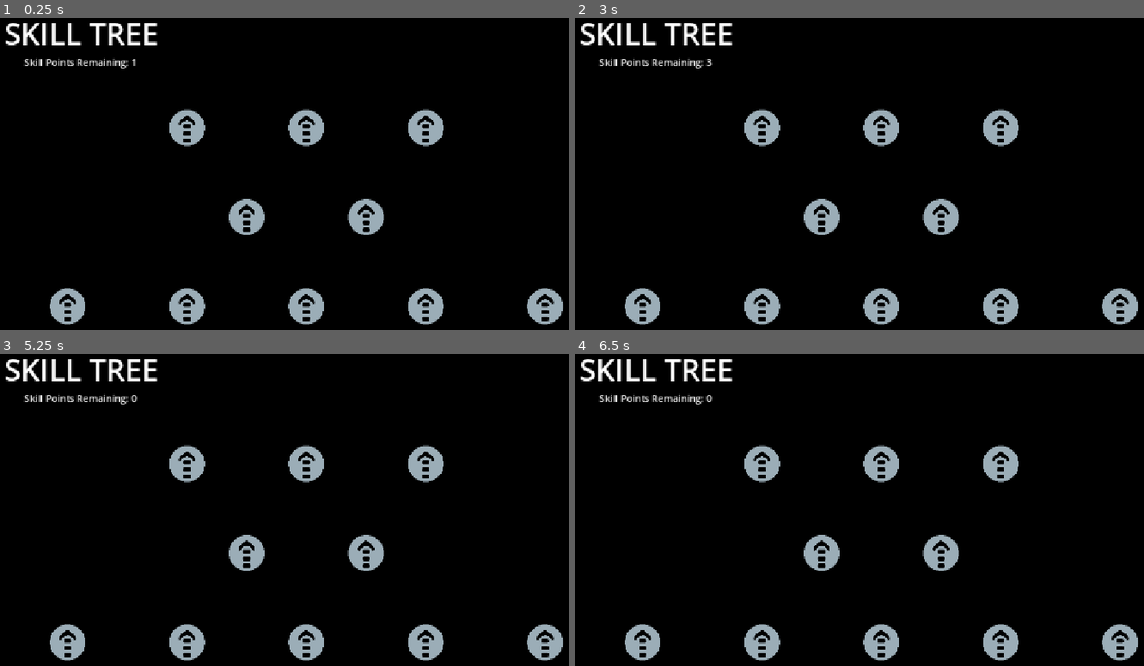
Above: before the commit, frames 1-4 (two rows, left to right).
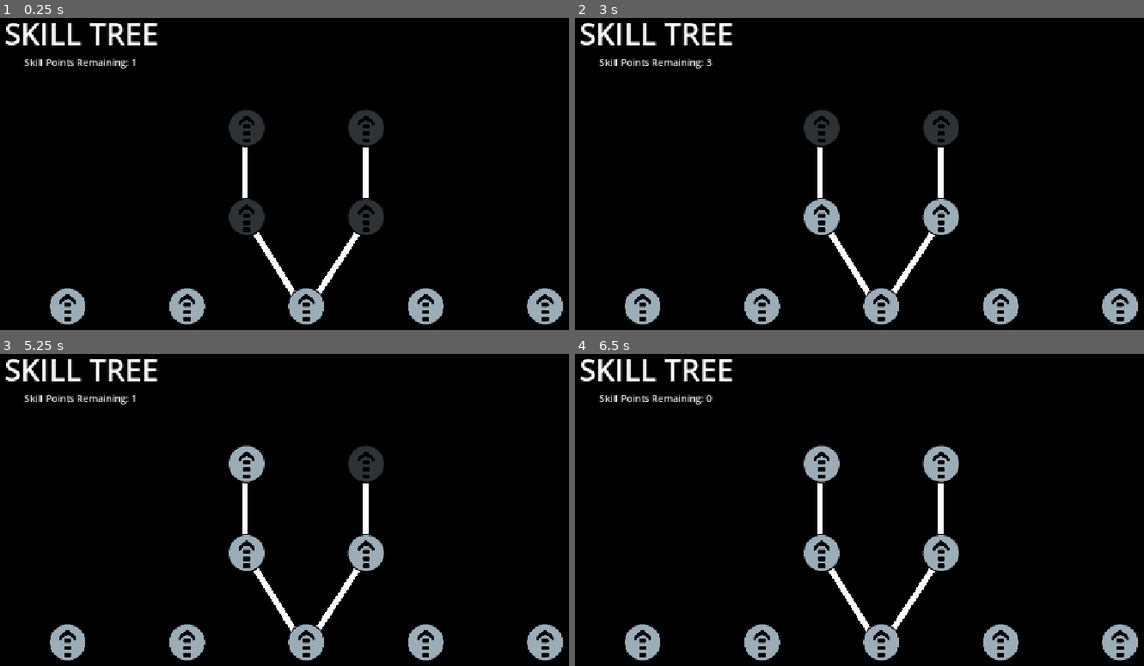
Above: after the commit, the same moments.

Repository: Firoty1/alien-attack
Game: Godot game, scene res://Scenes/skills.tscn
Same seed, same stepped clock (60 frames per second), same inputs: the game is played once before the commit and once after it. This scene is started directly instead of the project's main scene.
Inputs (mouse positions are in pixels of both pictures, inside the frame that each line leads up to):
- Up to frame 1 (0.25 s): no input
- Up to frame 2 (3 s): click (643, 305) at 0.5 s; click (762, 305) at 1.25 s; click (1001, 305) at 2 s; click (882, 305) at 2.75 s
- Up to frame 3 (5.25 s): click (546, 641) at 3.5 s; click (307, 463) at 4.27 s; click (244, 553) at 5 s
- Up to frame 4 (6.5 s): click (939, 553) at 5.75 s

The runs differ from the first frame. In frame 1, 4.3% of the frame differs, in the area x 29-78%, y 29-90%; in frame 2, 3.3%; in frame 3, 3.3%; in frame 4, 3.3%.

Commit message:
yeaaaaaaaaaah i figured it out yay just need it to save now but it should only take like 5 minutes yaaaaaaay

Diff:
--- a/Scenes/skill_branch.tscn
+++ b/Scenes/skill_branch.tscn
@@ -3,6 +3,5 @@
 [ext_resource type="Script" uid="uid://bnc2hwh78l18c" path="res://Scripts/skill_branch.gd" id="1_o4urn"]
 
 [node name="SkillBranch" type="Line2D" unique_id=446988277]
+z_index = -1
 script = ExtResource("1_o4urn")
-metadata/OriginSkill = NodePath("")
-metadata/LockedSkill = NodePath("")
--- a/Scenes/skills.tscn
+++ b/Scenes/skills.tscn
@@ -2,6 +2,7 @@
 
 [ext_resource type="PackedScene" uid="uid://bynfw545tkfq8" path="res://Scenes/skill_node.tscn" id="1_1n2b8"]
 [ext_resource type="Script" uid="uid://bewdaqa17d06g" path="res://Scenes/skills.gd" id="1_kq8fu"]
+[ext_resource type="PackedScene" uid="uid://b8yd2lqbp4j3g" path="res://Scenes/skill_branch.tscn" id="2_5ihe6"]
 
 [node name="skills" type="Control" unique_id=944909823]
 layout_mode = 3
@@ -90,10 +91,12 @@
 Tooltip1 = "Points Multiplier LV "
 
 [node name="Life" parent="Nodes" unique_id=915785904 instance=ExtResource("1_1n2b8")]
-offset_left = 500.0
+offset_left = 600.0
 offset_top = 200.0
-offset_right = 564.0
+offset_right = 664.0
 offset_bottom = 264.0
+disabled = true
+Requirements = [NodePath("../Dash")]
 SkillType = "Stat"
 SkillName = "Life"
 MaxLevel = 3
@@ -104,6 +107,8 @@
 offset_top = 350.0
 offset_right = 464.0
 offset_bottom = 414.0
+disabled = true
+Requirements = [NodePath("../Pierces")]
 SkillType = "Ability"
 SkillName = "Explosion"
 MaxLevel = 3
@@ -115,6 +120,8 @@
 offset_top = 350.0
 offset_right = 664.0
 offset_bottom = 414.0
+disabled = true
+Requirements = [NodePath("../Pierces")]
 SkillType = "Ability"
 SkillName = "Dash"
 MaxLevel = 6
@@ -122,19 +129,43 @@
 Tooltip2 = " seconds cooldown | Quickly dash forwards *NOT INVINCIBLE*"
 
 [node name="Homing" parent="Nodes" unique_id=1917365307 instance=ExtResource("1_1n2b8")]
-offset_left = 300.0
+offset_left = 400.0
 offset_top = 200.0
-offset_right = 364.0
+offset_right = 464.0
 offset_bottom = 264.0
+disabled = true
+Requirements = [NodePath("../Explosion")]
 SkillType = "Stat"
 SkillName = "Homing"
 MaxLevel = 3
 Tooltip1 = "Homing LV "
 
-[node name="SkillNode5" parent="Nodes" unique_id=1848144017 instance=ExtResource("1_1n2b8")]
-offset_left = 700.0
-offset_top = 200.0
-offset_right = 764.0
-offset_bottom = 264.0
+[node name="Branches" type="Node" parent="." unique_id=298902326]
 
-[node name="Branches" type="Node" parent="." unique_id=298902326]
+[node name="SkillBranch" parent="Branches" unique_id=446988277 node_paths=PackedStringArray("Origin", "Locked") instance=ExtResource("2_5ihe6")]
+points = PackedVector2Array(530, 542, 431, 383)
+Origin = NodePath("../../Nodes/Pierces")
+Locked = NodePath("../../Nodes/Explosion")
+metadata/OriginSkill = NodePath("../../Nodes/Pierces")
+metadata/LockedSkill = NodePath("../../Nodes/Explosion")
+
+[node name="SkillBranch2" parent="Branches" unique_id=1581041201 node_paths=PackedStringArray("Origin", "Locked") instance=ExtResource("2_5ihe6")]
+points = PackedVector2Array(536, 534, 636, 381)
+Origin = NodePath("../../Nodes/Pierces")
+Locked = NodePath("../../Nodes/Dash")
+metadata/OriginSkill = NodePath("../../Nodes/Pierces")
+metadata/LockedSkill = NodePath("../../Nodes/Dash")
+
+[node name="SkillBranch3" parent="Branches" unique_id=747588138 node_paths=PackedStringArray("Origin", "Locked") instance=ExtResource("2_5ihe6")]
+points = PackedVector2Array(631, 384, 631, 234)
+Origin = NodePath("../../Nodes/Dash")
+Locked = NodePath("../../Nodes/Life")
+metadata/OriginSkill = NodePath("../../Nodes/Dash")
+metadata/LockedSkill = NodePath("../../Nodes/Life")
+
+[node name="SkillBranch4" parent="Branches" unique_id=1639899638 node_paths=PackedStringArray("Origin", "Locked") instance=ExtResource("2_5ihe6")]
+points = PackedVector2Array(429, 390, 429, 229)
+Origin = NodePath("../../Nodes/Explosion")
+Locked = NodePath("../../Nodes/Homing")
+metadata/OriginSkill = NodePath("../../Nodes/Explosion")
+metadata/LockedSkill = NodePath("../../Nodes/Homing")
--- a/Scripts/skill_branch.gd
+++ b/Scripts/skill_branch.gd
@@ -1,6 +1,7 @@
 extends Line2D
 
-func ready():
-	var Origin = get_meta("OriginSkill")
-	var Locked = get_meta("LockedSkill")
-	Origin.Unlocked.connect(Locked.CheckUnlock)
+@export var Origin: Node
+@export var Locked: Node
+
+func _ready():
+	Origin.SkillUnlocked.connect(Locked.CheckUnlock)
--- a/Scripts/skill_node.gd
+++ b/Scripts/skill_node.gd
@@ -10,6 +10,7 @@
 @export var Tooltip2: String
 var Stat
 signal Pressed
+signal SkillUnlocked
 
 func _ready():
 	await get_tree().create_timer(.03).timeout
@@ -18,8 +19,10 @@
 	tooltip_text = Tooltip1 + str(Level) + "/" + str(MaxLevel) + ": " + str(Stat) + Tooltip2
 
 func CheckUnlock():
+	print("a")
 	var Unlock = true
 	for i in Requirements:
+		i = get_node(i)
 		if !i.Unlocked:
 			Unlock = false
 	if Unlock:
@@ -37,6 +40,9 @@
 		else:
 			SkillManager.AbilityUnlock(SkillName)
 		AddLevel()
+		await get_tree().create_timer(.05).timeout
+		if Level == 1:
+			SkillUnlocked.emit()
 
 
 func AddLevel():
Not shown, added: Scenes/skills.tscn1427104488.tmp
